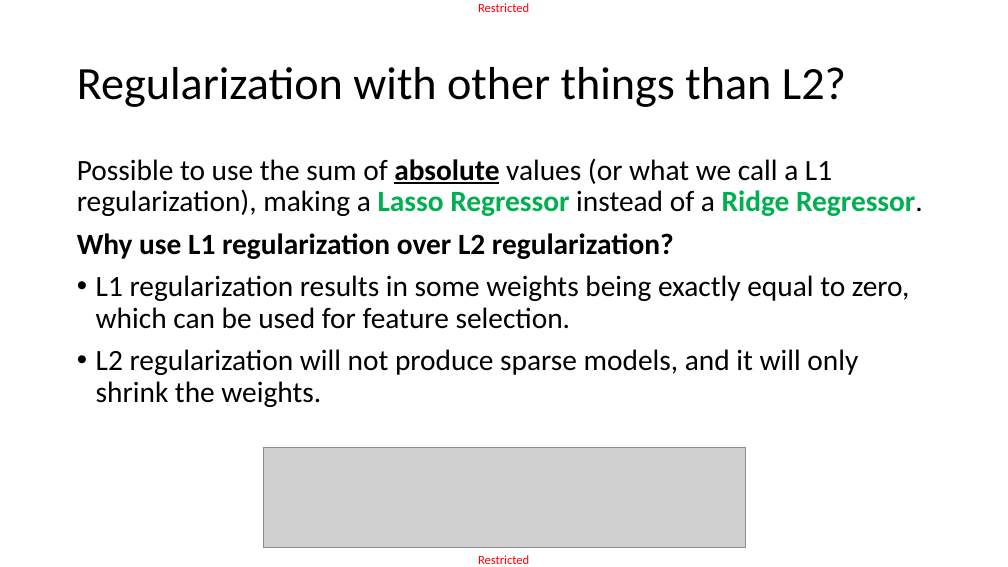
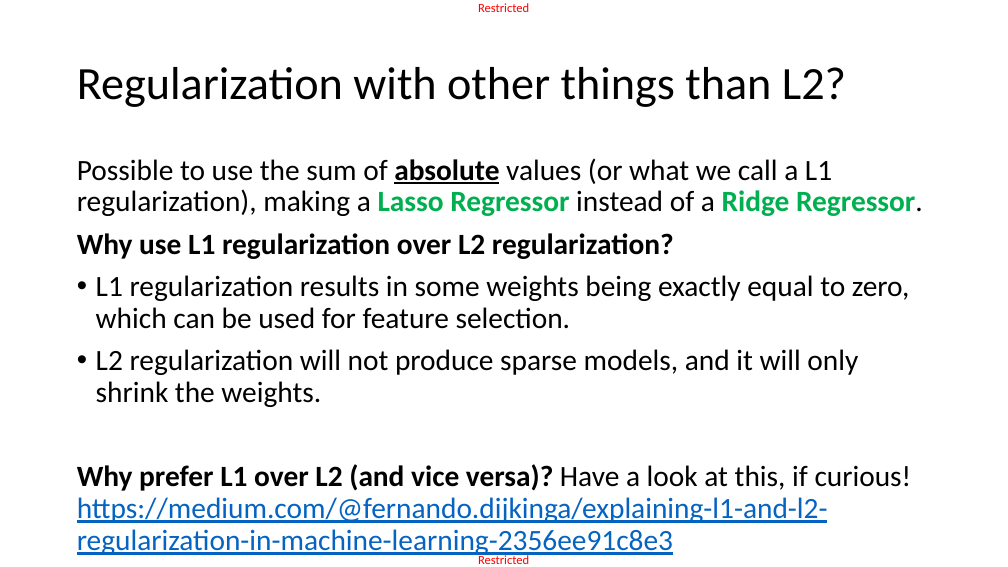
Before and after one commit to matthieudemari/SUTD_DL_50_039, a slide deck: slide 43 of W1/2. W1S2 final/W1S2.pptx. Drawn at 1008x567 pixels with LibreOffice and Linux fonts; fonts in the diff are those of the drawing; grey boxes stand for pictures. Boxes give left, top, right and bottom in pixels: in the first picture for what was removed or moved away, otherwise in the second. Text is boxed around its words. In the diff, an @@ line names an element or a change of style, - is before the commit and + after.

```diff
--- a/W1/2. W1S2 final/W1S2.pptx
+++ b/W1/2. W1S2 final/W1S2.pptx
@@ picture removed at (263, 447, 746, 547) @@
@@ text at (77, 464, 912, 557): paragraph added @@
+Why prefer L1 over L2 (and vice versa)? Have a look at this, if curious!
+https://medium.com/@fernando.dijkinga/explaining-l1-and-l2-regularization-in-machine-learning-2356ee91c8e3
```
Also in this commit, not shown: 2 other slides changed, 15 other files.
